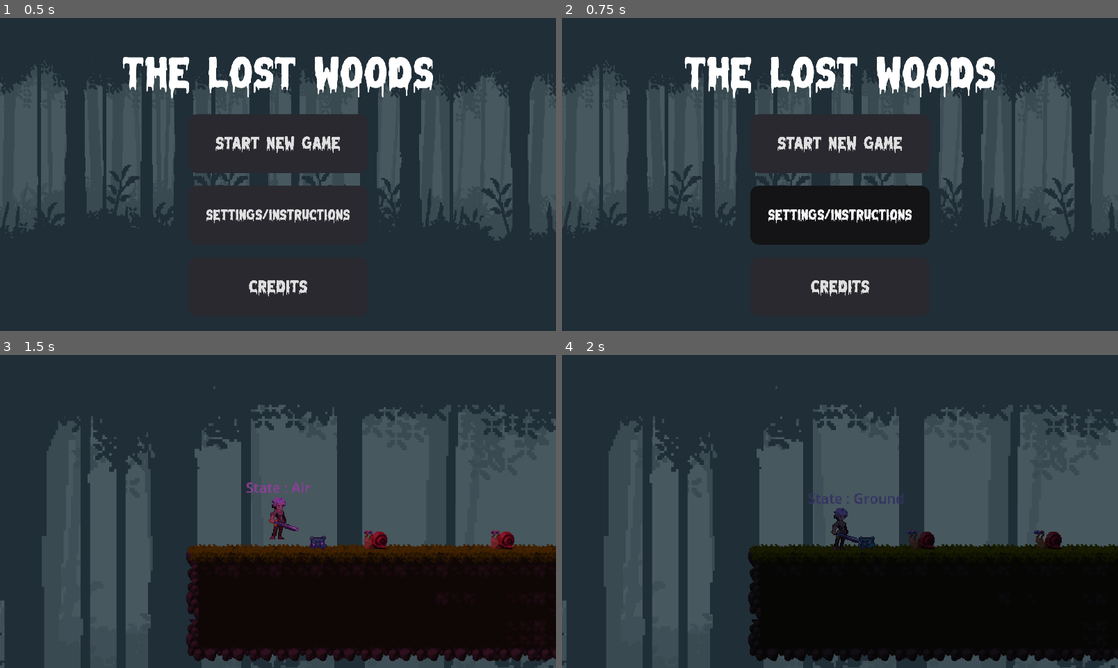
Above: before the commit, frames 1-4 (two rows, left to right).
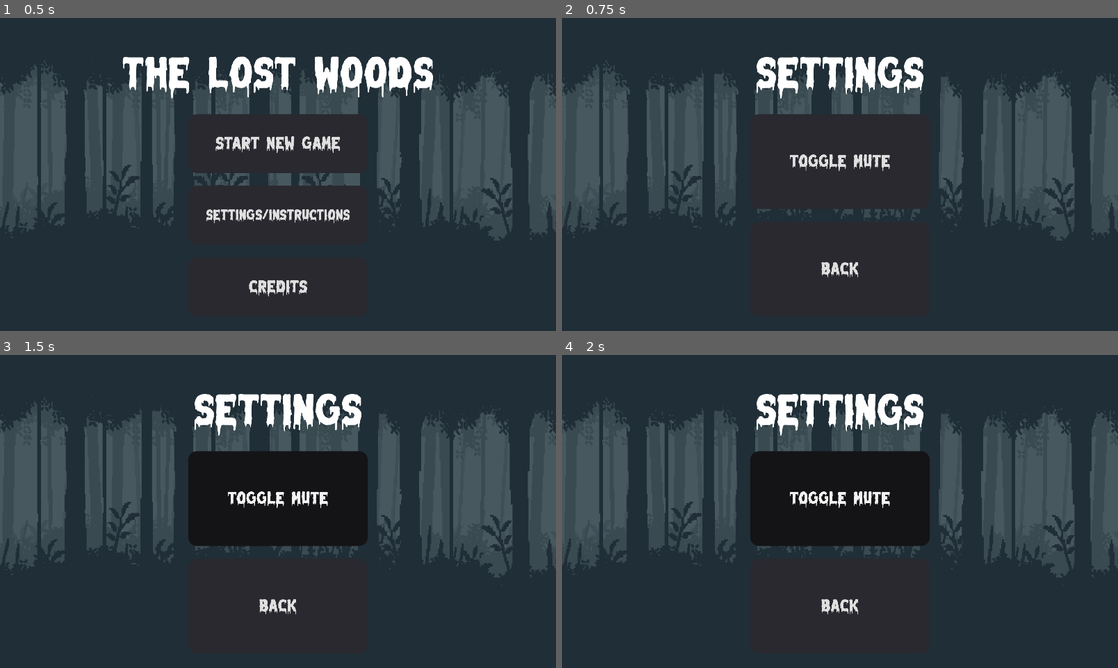
Above: after the commit, the same moments.

Repository: Pikalyx/The-Lost_Woods
Game: Godot game, scene res://main_menu.tscn
Two runs of this game, one before a commit and one after it. Both use one fixed random seed, a clock stepped at 60 frames per second and the inputs below.
Inputs (mouse positions are in pixels of both pictures, inside the frame that each line leads up to):
- Up to frame 1 (0.5 s): no input
- Up to frame 2 (0.75 s): click "Settings/Instructions" at 0.5 s
- Up to frame 3 (1.5 s): click (278, 498) at 1.25 s, where only the run after the commit has a clickable "Toggle Mute"
- Up to frame 4 (2 s): no input

Frame 1 is identical in both runs. In frame 2, 12% of the frame differs, in the area x 22-78%, y 12-90%; in frame 3, 58%, in the area x 0-100%, y 10-100%; in frame 4, 58%.

Commit message:
Credits/Settings page and mute button attempt

Diff:
--- /dev/null
+++ b/credits_page.gd
@@ -0,0 +1,17 @@
+extends Node2D
+
+
+
+func _on_back_button_pressed():
+	get_tree().change_scene_to_file("res://main_menu.tscn")
+
+
+
+func _on_mute_button_button_up():
+	var bus_idx = AudioServer.get_bus_index("Master")
+	if(AudioServer.is_bus_mute(bus_idx)):
+		AudioServer.set_bus_mute(bus_idx, false)
+		print("unmuting")
+	else:
+		AudioServer.set_bus_mute(bus_idx, true)
+		print("muting")
--- /dev/null
+++ b/credits_page.tscn
@@ -0,0 +1,138 @@
+[gd_scene load_steps=10 format=3 uid="uid://bfnbi16mn7inf"]
+
+[ext_resource type="Script" path="res://credits_page.gd" id="1_l1ddm"]
+[ext_resource type="FontFile" uid="uid://cccwm5ryd6bf2" path="res://Melted Monster.ttf" id="1_ne32y"]
+[ext_resource type="Texture2D" uid="uid://c2m8sbipm8oaf" path="res://Parallax/Garden_s Forest/background4.png" id="2_6vhyi"]
+[ext_resource type="Texture2D" uid="uid://ckquxv8pdnx0o" path="res://Parallax/Garden_s Forest/background3.png" id="3_8lp15"]
+[ext_resource type="Texture2D" uid="uid://6j2454jial6c" path="res://Parallax/Garden_s Forest/background2.png" id="4_3x6o7"]
+[ext_resource type="Texture2D" uid="uid://38g7ge6orvdd" path="res://Parallax/Garden_s Forest/background1.png" id="5_5jpaq"]
+
+[sub_resource type="StyleBoxFlat" id="StyleBoxFlat_t1uvv"]
+bg_color = Color(0.164706, 0.160784, 0.188235, 1)
+corner_radius_top_left = 30
+corner_radius_top_right = 30
+corner_radius_bottom_right = 30
+corner_radius_bottom_left = 30
+
+[sub_resource type="StyleBoxFlat" id="StyleBoxFlat_34eca"]
+bg_color = Color(0.0784314, 0.0784314, 0.0901961, 1)
+corner_radius_top_left = 30
+corner_radius_top_right = 30
+corner_radius_bottom_right = 30
+corner_radius_bottom_left = 30
+
+[sub_resource type="StyleBoxFlat" id="StyleBoxFlat_b0543"]
+bg_color = Color(0, 0, 0, 1)
+corner_radius_top_left = 30
+corner_radius_top_right = 30
+corner_radius_bottom_right = 30
+corner_radius_bottom_left = 30
+
+[node name="Node2D" type="Node2D"]
+script = ExtResource("1_l1ddm")
+
+[node name="ColorRect2" type="ColorRect" parent="."]
+visible = false
+offset_left = -221.0
+offset_top = -109.0
+offset_right = 2236.0
+offset_bottom = 1307.0
+color = Color(0.180392, 0, 0.309804, 1)
+
+[node name="MarginContainer2" type="MarginContainer" parent="."]
+offset_right = 1920.0
+offset_bottom = 1080.0
+theme_override_constants/margin_top = 100
+theme_override_constants/margin_bottom = 50
+
+[node name="VBoxContainer2" type="VBoxContainer" parent="MarginContainer2"]
+layout_mode = 2
+alignment = 1
+
+[node name="Label" type="Label" parent="MarginContainer2/VBoxContainer2"]
+layout_mode = 2
+theme_override_fonts/font = ExtResource("1_ne32y")
+theme_override_font_sizes/font_size = 150
+text = "Credits"
+horizontal_alignment = 1
+
+[node name="VBoxContainer" type="VBoxContainer" parent="MarginContainer2/VBoxContainer2"]
+layout_mode = 2
+size_flags_vertical = 3
+
+[node name="RichTextLabel" type="RichTextLabel" parent="MarginContainer2/VBoxContainer2/VBoxContainer"]
+layout_mode = 2
+theme_override_font_sizes/normal_font_size = 80
+bbcode_enabled = true
+text = "Gameplay Developers: [all]
+Mechanics: Name Name
+Level Design: Name Name
+Menus: Joshua Castro
+Audio: Name Name
+Graphs: Name Name"
+fit_content = true
+
+[node name="MarginContainer3" type="MarginContainer" parent="MarginContainer2/VBoxContainer2/VBoxContainer"]
+layout_mode = 2
+size_flags_vertical = 3
+theme_override_constants/margin_left = 650
+theme_override_constants/margin_top = 40
+theme_override_constants/margin_right = 650
+theme_override_constants/margin_bottom = 0
+
+[node name="BackButton" type="Button" parent="MarginContainer2/VBoxContainer2/VBoxContainer/MarginContainer3"]
+layout_mode = 2
+focus_mode = 0
+theme_override_fonts/font = ExtResource("1_ne32y")
+theme_override_font_sizes/font_size = 60
+theme_override_styles/normal = SubResource("StyleBoxFlat_t1uvv")
+theme_override_styles/hover = SubResource("StyleBoxFlat_34eca")
+theme_override_styles/pressed = SubResource("StyleBoxFlat_b0543")
+text = "Back
+"
+
+[node name="ParallaxBackground2" type="ParallaxBackground" parent="."]
+follow_viewport_enabled = true
+follow_viewport_scale = 0.75
+
+[node name="ParallaxLayer" type="ParallaxLayer" parent="ParallaxBackground2"]
+position = Vector2(20, 47)
+motion_scale = Vector2(0, 0)
+motion_mirroring = Vector2(500, 0)
+
+[node name="Sprite2D" type="Sprite2D" parent="ParallaxBackground2/ParallaxLayer"]
+position = Vector2(1256, 826.333)
+scale = Vector2(7.02604, 7.76889)
+texture = ExtResource("2_6vhyi")
+
+[node name="ParallaxLayer2" type="ParallaxLayer" parent="ParallaxBackground2"]
+position = Vector2(20, 47)
+motion_scale = Vector2(0.1, 0)
+motion_mirroring = Vector2(500, 0)
+
+[node name="Sprite2D" type="Sprite2D" parent="ParallaxBackground2/ParallaxLayer2"]
+position = Vector2(756.667, 514.333)
+scale = Vector2(4.36198, 5.41333)
+texture = ExtResource("3_8lp15")
+
+[node name="ParallaxLayer3" type="ParallaxLayer" parent="ParallaxBackground2"]
+position = Vector2(20, 47)
+motion_scale = Vector2(0.2, 0)
+motion_mirroring = Vector2(500, 0)
+
+[node name="Sprite2D" type="Sprite2D" parent="ParallaxBackground2/ParallaxLayer3"]
+position = Vector2(756.667, 514.333)
+scale = Vector2(4.36198, 5.41333)
+texture = ExtResource("4_3x6o7")
+
+[node name="ParallaxLayer4" type="ParallaxLayer" parent="ParallaxBackground2"]
+position = Vector2(18, 46)
+motion_scale = Vector2(0.3, 0)
+motion_mirroring = Vector2(500, 0)
+
+[node name="Sprite2D" type="Sprite2D" parent="ParallaxBackground2/ParallaxLayer4"]
+position = Vector2(758.667, 515.333)
+scale = Vector2(4.36198, 5.41333)
+texture = ExtResource("5_5jpaq")
+
+[connection signal="pressed" from="MarginContainer2/VBoxContainer2/VBoxContainer/MarginContainer3/BackButton" to="." method="_on_back_button_pressed"]
--- a/main_menu.gd
+++ b/main_menu.gd
@@ -2,4 +2,11 @@
 
 func _on_new_game_button_button_up():
 	get_tree().change_scene_to_file("res://test_level.tscn")
-	print("pressed")
+
+
+func _on_credits_button_button_up():
+	get_tree().change_scene_to_file("res://credits_page.tscn")
+
+
+func _on_settings_button_button_up():
+	get_tree().change_scene_to_file("res://settings_page.tscn")
--- a/main_menu.tscn
+++ b/main_menu.tscn
@@ -161,3 +161,5 @@
 texture = ExtResource("6_ch477")
 
 [connection signal="button_up" from="MarginContainer/VBoxContainer2/VBoxContainer/MarginContainer/NewGameButton" to="." method="_on_new_game_button_button_up"]
+[connection signal="button_up" from="MarginContainer/VBoxContainer2/VBoxContainer/MarginContainer2/SettingsButton" to="." method="_on_settings_button_button_up"]
+[connection signal="button_up" from="MarginContainer/VBoxContainer2/VBoxContainer/MarginContainer3/CreditsButton" to="." method="_on_credits_button_button_up"]
--- /dev/null
+++ b/settings_page.tscn
@@ -0,0 +1,145 @@
+[gd_scene load_steps=10 format=3 uid="uid://b473gmlvx3tru"]
+
+[ext_resource type="Script" path="res://credits_page.gd" id="1_8ns7e"]
+[ext_resource type="FontFile" uid="uid://cccwm5ryd6bf2" path="res://Melted Monster.ttf" id="2_34450"]
+[ext_resource type="Texture2D" uid="uid://c2m8sbipm8oaf" path="res://Parallax/Garden_s Forest/background4.png" id="3_j04o7"]
+[ext_resource type="Texture2D" uid="uid://ckquxv8pdnx0o" path="res://Parallax/Garden_s Forest/background3.png" id="4_jxjjm"]
+[ext_resource type="Texture2D" uid="uid://6j2454jial6c" path="res://Parallax/Garden_s Forest/background2.png" id="5_b5iar"]
+[ext_resource type="Texture2D" uid="uid://38g7ge6orvdd" path="res://Parallax/Garden_s Forest/background1.png" id="6_ym1um"]
+
+[sub_resource type="StyleBoxFlat" id="StyleBoxFlat_t1uvv"]
+bg_color = Color(0.164706, 0.160784, 0.188235, 1)
+corner_radius_top_left = 30
+corner_radius_top_right = 30
+corner_radius_bottom_right = 30
+corner_radius_bottom_left = 30
+
+[sub_resource type="StyleBoxFlat" id="StyleBoxFlat_34eca"]
+bg_color = Color(0.0784314, 0.0784314, 0.0901961, 1)
+corner_radius_top_left = 30
+corner_radius_top_right = 30
+corner_radius_bottom_right = 30
+corner_radius_bottom_left = 30
+
+[sub_resource type="StyleBoxFlat" id="StyleBoxFlat_b0543"]
+bg_color = Color(0, 0, 0, 1)
+corner_radius_top_left = 30
+corner_radius_top_right = 30
+corner_radius_bottom_right = 30
+corner_radius_bottom_left = 30
+
+[node name="Node2D" type="Node2D"]
+script = ExtResource("1_8ns7e")
+
+[node name="ColorRect2" type="ColorRect" parent="."]
+visible = false
+offset_left = -221.0
+offset_top = -109.0
+offset_right = 2236.0
+offset_bottom = 1307.0
+color = Color(0.180392, 0, 0.309804, 1)
+
+[node name="MarginContainer2" type="MarginContainer" parent="."]
+offset_right = 1920.0
+offset_bottom = 1080.0
+theme_override_constants/margin_top = 100
+theme_override_constants/margin_bottom = 50
+
+[node name="VBoxContainer2" type="VBoxContainer" parent="MarginContainer2"]
+layout_mode = 2
+alignment = 1
+
+[node name="Label" type="Label" parent="MarginContainer2/VBoxContainer2"]
+layout_mode = 2
+theme_override_fonts/font = ExtResource("2_34450")
+theme_override_font_sizes/font_size = 150
+text = "Settings"
+horizontal_alignment = 1
+
+[node name="VBoxContainer" type="VBoxContainer" parent="MarginContainer2/VBoxContainer2"]
+layout_mode = 2
+size_flags_vertical = 3
+
+[node name="MarginContainer3" type="MarginContainer" parent="MarginContainer2/VBoxContainer2/VBoxContainer"]
+layout_mode = 2
+size_flags_vertical = 3
+theme_override_constants/margin_left = 650
+theme_override_constants/margin_top = 40
+theme_override_constants/margin_right = 650
+theme_override_constants/margin_bottom = 0
+
+[node name="MuteButton" type="Button" parent="MarginContainer2/VBoxContainer2/VBoxContainer/MarginContainer3"]
+layout_mode = 2
+focus_mode = 0
+theme_override_fonts/font = ExtResource("2_34450")
+theme_override_font_sizes/font_size = 60
+theme_override_styles/normal = SubResource("StyleBoxFlat_t1uvv")
+theme_override_styles/hover = SubResource("StyleBoxFlat_34eca")
+theme_override_styles/pressed = SubResource("StyleBoxFlat_b0543")
+text = "Toggle Mute"
+
+[node name="MarginContainer4" type="MarginContainer" parent="MarginContainer2/VBoxContainer2/VBoxContainer"]
+layout_mode = 2
+size_flags_vertical = 3
+theme_override_constants/margin_left = 650
+theme_override_constants/margin_top = 40
+theme_override_constants/margin_right = 650
+theme_override_constants/margin_bottom = 0
+
+[node name="BackButton" type="Button" parent="MarginContainer2/VBoxContainer2/VBoxContainer/MarginContainer4"]
+layout_mode = 2
+focus_mode = 0
+theme_override_fonts/font = ExtResource("2_34450")
+theme_override_font_sizes/font_size = 60
+theme_override_styles/normal = SubResource("StyleBoxFlat_t1uvv")
+theme_override_styles/hover = SubResource("StyleBoxFlat_34eca")
+theme_override_styles/pressed = SubResource("StyleBoxFlat_b0543")
+text = "Back
+"
+
+[node name="ParallaxBackground2" type="ParallaxBackground" parent="."]
+follow_viewport_enabled = true
+follow_viewport_scale = 0.75
+
+[node name="ParallaxLayer" type="ParallaxLayer" parent="ParallaxBackground2"]
+position = Vector2(20, 47)
+motion_scale = Vector2(0, 0)
+motion_mirroring = Vector2(500, 0)
+
+[node name="Sprite2D" type="Sprite2D" parent="ParallaxBackground2/ParallaxLayer"]
+position = Vector2(1256, 826.333)
+scale = Vector2(7.02604, 7.76889)
+texture = ExtResource("3_j04o7")
+
+[node name="ParallaxLayer2" type="ParallaxLayer" parent="ParallaxBackground2"]
+position = Vector2(20, 47)
+motion_scale = Vector2(0.1, 0)
+motion_mirroring = Vector2(500, 0)
+
+[node name="Sprite2D" type="Sprite2D" parent="ParallaxBackground2/ParallaxLayer2"]
+position = Vector2(756.667, 514.333)
+scale = Vector2(4.36198, 5.41333)
+texture = ExtResource("4_jxjjm")
+
+[node name="ParallaxLayer3" type="ParallaxLayer" parent="ParallaxBackground2"]
+position = Vector2(20, 47)
+motion_scale = Vector2(0.2, 0)
+motion_mirroring = Vector2(500, 0)
+
+[node name="Sprite2D" type="Sprite2D" parent="ParallaxBackground2/ParallaxLayer3"]
+position = Vector2(756.667, 514.333)
+scale = Vector2(4.36198, 5.41333)
+texture = ExtResource("5_b5iar")
+
+[node name="ParallaxLayer4" type="ParallaxLayer" parent="ParallaxBackground2"]
+position = Vector2(18, 46)
+motion_scale = Vector2(0.3, 0)
+motion_mirroring = Vector2(500, 0)
+
+[node name="Sprite2D" type="Sprite2D" parent="ParallaxBackground2/ParallaxLayer4"]
+position = Vector2(758.667, 515.333)
+scale = Vector2(4.36198, 5.41333)
+texture = ExtResource("6_ym1um")
+
+[connection signal="button_up" from="MarginContainer2/VBoxContainer2/VBoxContainer/MarginContainer3/MuteButton" to="." method="_on_mute_button_button_up"]
+[connection signal="pressed" from="MarginContainer2/VBoxContainer2/VBoxContainer/MarginContainer4/BackButton" to="." method="_on_back_button_pressed"]
